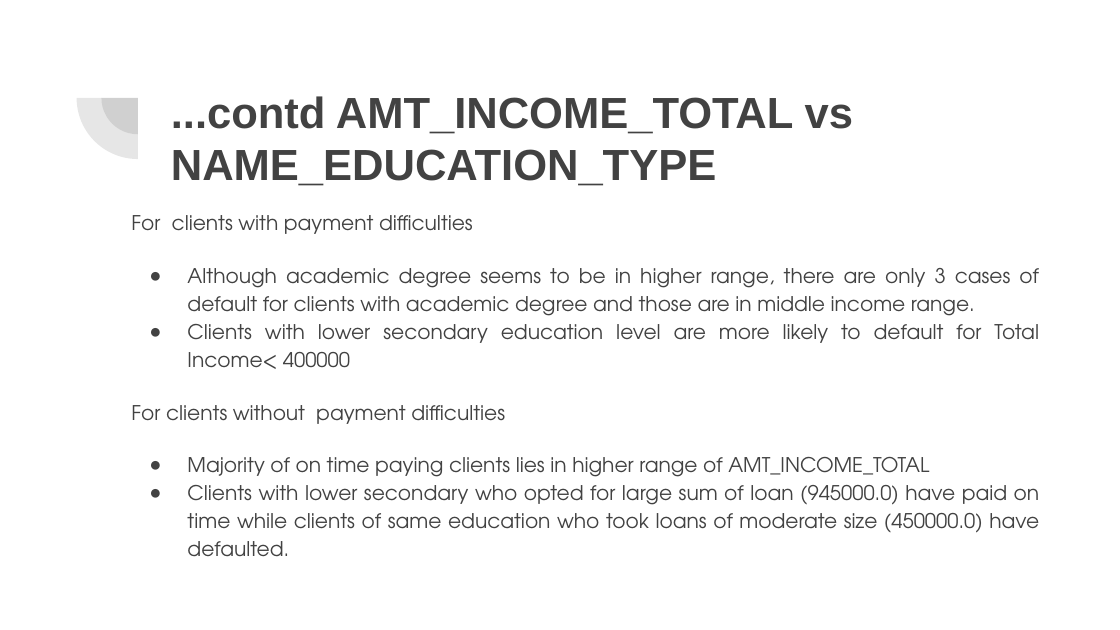
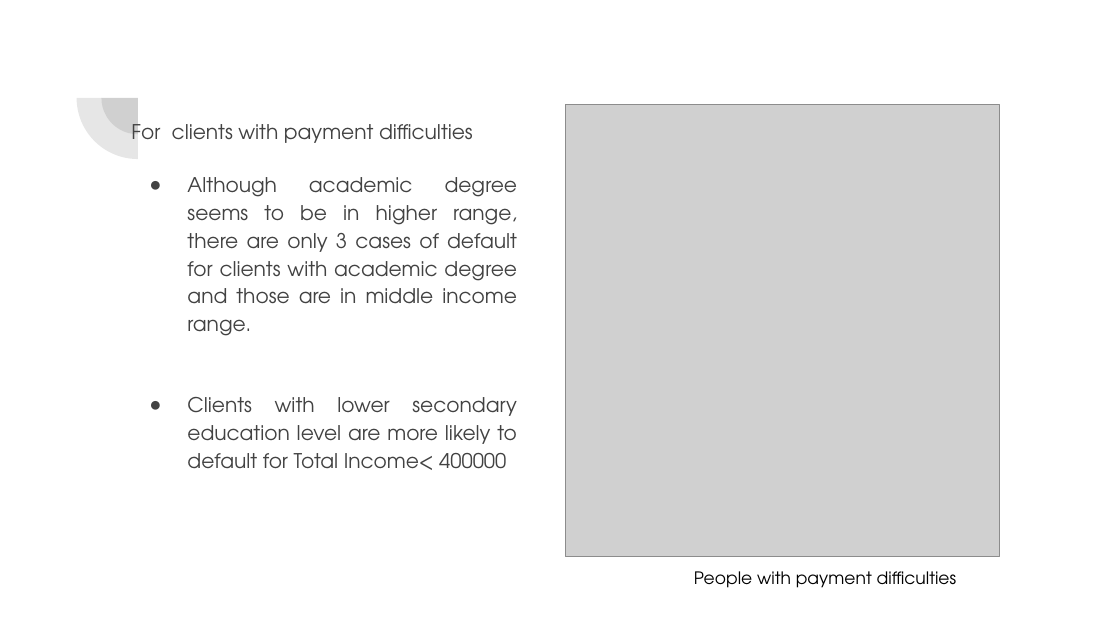
Before and after one commit to acamit/DataScience, a slide deck: slide 9 of Exploratory Data Analysis/Case Study/EDA Case Study -Bank Loan.pptx (slide 10 before the commit). Drawn at 1120x630 pixels with LibreOffice and Linux fonts; fonts in the diff are those of the drawing; grey boxes stand for pictures. Boxes give left, top, right and bottom in pixels: in the first picture for what was removed or moved away, otherwise in the second. Text is boxed around its words. In the diff, an @@ line names an element or a change of style, - is before the commit and + after.

Commit message:
update ppt and code

```diff
--- a/Exploratory Data Analysis/Case Study/EDA Case Study -Bank Loan.pptx
+++ b/Exploratory Data Analysis/Case Study/EDA Case Study -Bank Loan.pptx
@@ text "For clients with payment difficulties": place and size @@
-text "For clients with payment difficulties" at bbox=[131, 215, 1040, 557]
+text "For clients with payment difficulties" at bbox=[131, 118, 518, 470]
@@ title removed at bbox=[171, 96, 853, 186] @@
-...contd AMT_INCOME_TOTAL vs NAME_EDUCATION_TYPE
@@ picture added at bbox=[566, 104, 1000, 557] @@
@@ text at bbox=[131, 405, 1040, 557]: paragraphs removed @@
-For clients without payment difficulties
-● Majority of on time paying clients lies in higher range of AMT_INCOME_TOTAL
-● Clients with lower secondary who opted for large sum of loan (945000.0) have paid on time while clients of same education who took loans of moderate size (450000.0) have defaulted.
@@ text added at bbox=[694, 571, 957, 588], 11 pt, text #000000 @@
+People with payment difficulties
```
Also in this commit, not shown: 1 other slide changed, 4 slides added, 2 slides removed, 1 other file.
